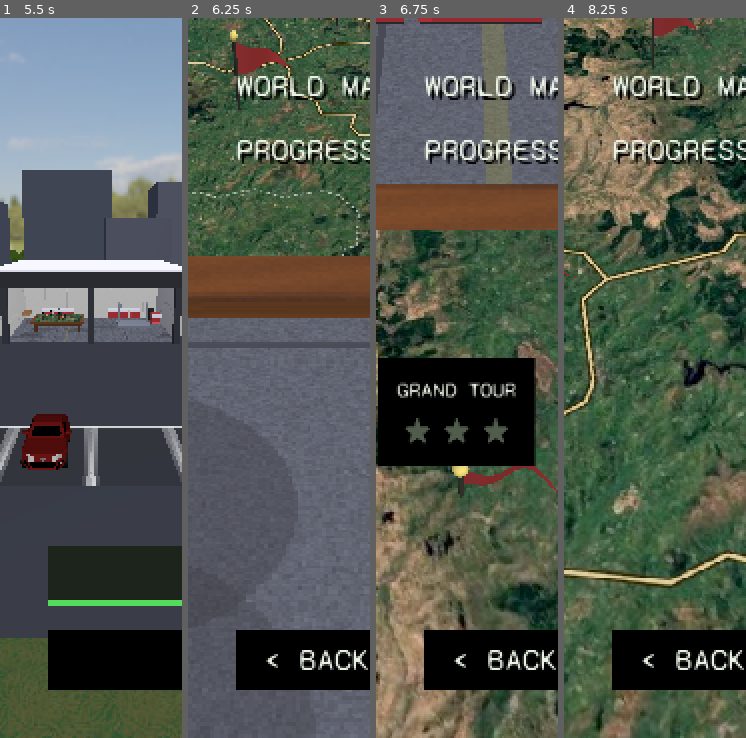
Above: before the commit, frames 1-4 (left to right).
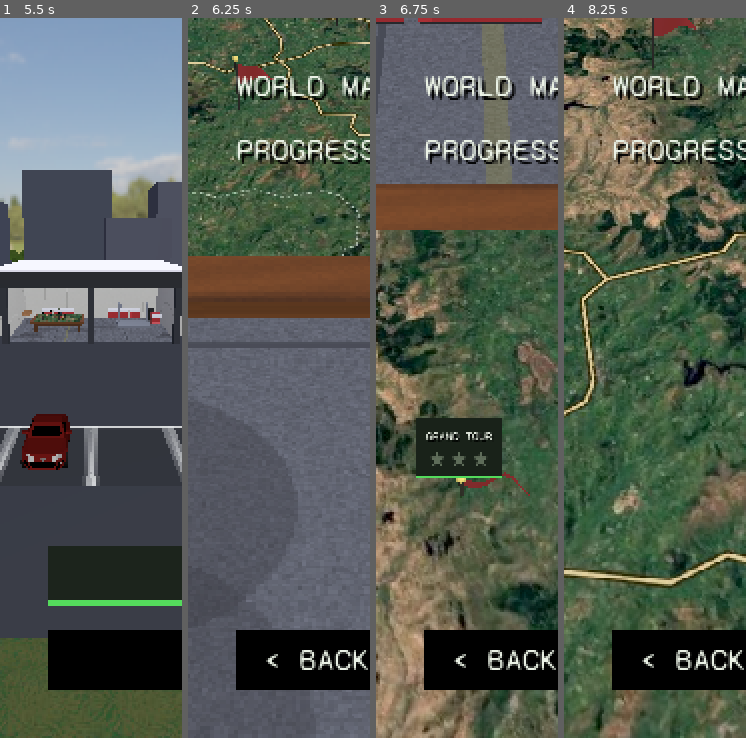
Above: after the commit, the same moments.

Repository: felixxwu/TAPPA
Game: Godot game, scene res://tools/menu_capture.tscn
The game is run twice, just before and just after one commit, with the same random seed, the same clock (stepped at 60 frames per second) and the same inputs. This scene is started directly instead of the project's main scene.
Inputs (mouse positions are in pixels of both pictures, inside the frame that each line leads up to):
- Up to frame 1 (5.5 s): tap Enter (menu_select) at 0.5 s; move the mouse to (131, 342) at 0.52 s; hold Right (menu_right) 0.53-1.25 s; tap C (cycle_camera) at 0.6 s; click (131, 342) at 0.67 s; drag from (54, 414) to (81, 522) at 1.27 s; move the mouse to (109, 219) at 2.02 s; hold Right (menu_right) 2.03-2.75 s; tap T (toggle_gearbox) at 2.1 s; tap R (reset_car) at 2.75, 4.25 s; drag from (81, 522) to (36, 270) at 2.77 s; move the mouse to (145, 486) at 3.52 s; hold Left (menu_left) 3.53-4.25 s; hold Shift 3.53-4.25 s; drag from (36, 270) to (63, 198) at 4.27 s; click "< BACK" at 5 s
- Up to frame 2 (6.25 s): tap A (steer_left) at 5.75 s; move the mouse to (288, 378) at 5.77 s; hold S (brake_reverse) from 5.78 s (still down); tap Ctrl at 5.85 s; click (288, 378) at 5.92 s
- Up to frame 3 (6.75 s): release S (brake_reverse) at 6.5 s; tap A (steer_left) at 6.5 s; drag from (439, 198) to (430, 414) at 6.52 s
- Up to frame 4 (8.25 s): click "< MAP" at 7.25 s; tap A (steer_left) at 8 s; move the mouse to (695, 342) at 8.02 s; hold W (accelerate) from 8.03 s (still down); tap J at 8.1 s

Frame 1 is identical in both runs. In frame 2, 0.9% of the frame differs, in the area x 23-57%, y 1-13%; in frame 3, 14%, in the area x 1-100%, y 47-67%; in frame 4, less than 0.1%.

Commit message:
Make all rally map pins one size; mark selection with hover-style highlight
The keyboard/gamepad cursor on the map table popped the selected rally pin
to 1.4x scale, so some rally readout boxes read as larger than others. Drop
the scale-up: every pin now stays one size and the selected one is marked
the same way a hovered menu button is — a SURFACE_HOVER face with a green
bottom underline (new UITheme.mark_panel_focused) — alongside the existing
camera-centring, so the manual pin cursor and a native focus ring read
identically.

Co-Authored-By: Claude Opus 4.8 <noreply@anthropic.com>
Claude-Session: https://claude.ai/code/session_01GwYc7VQazMdbq2QAuRU26r

Diff:
--- a/rally/scripts/hq.gd
+++ b/rally/scripts/hq.gd
@@ -643,6 +643,9 @@
 	var label := _build_pin_label(String(rally["name"]), earned)
 	label.position = Vector3(0.0, marker_top + PIN_LABEL_RISE, 0.0)
 	pin.add_child(label)
+	# Keep the readout panel reachable so the keyboard/gamepad cursor can paint it with
+	# the hover-style selection look (see _select_table_pin) without resizing the pin.
+	pin.set_meta("label_panel", label.get_meta("panel"))
 
 	# Pickable hit sphere (skipped for a locked pin so it can't be entered). Kept a bit
 	# larger than the marker so the pin stays easy to tap once it's small on screen.
@@ -701,6 +704,8 @@
 	sprite.shaded = false
 	sprite.pixel_size = PIN_LABEL_PIXEL_SIZE
 	sprite.texture_filter = BaseMaterial3D.TEXTURE_FILTER_LINEAR
+	# Hand the panel back so the pin (via _make_pin) can repaint it on selection.
+	sprite.set_meta("panel", panel)
 	return sprite
 
 
@@ -1532,7 +1537,8 @@
 	return out
 
 
-# Move the table cursor to the i-th unlocked pin (wrapping) and pop it bigger. When
+# Move the table cursor to the i-th unlocked pin (wrapping) and give it the hover-style
+# selection highlight (all pins stay one size — see UITheme.mark_panel_focused). When
 # `pan` is set, also slide the map so the pin sits under the camera (used when the
 # player cycles); on first entry it's false so the map stays centred (the camera is
 # placed by _go_to).
@@ -1543,8 +1549,12 @@
 		return
 	_table_pin_index = wrapi(i, 0, pins.size())
 	var selected: Node3D = pins[_table_pin_index]
+	# Every pin stays the same size; the selected one is marked by the hover-style
+	# highlight on its readout box (matching a hovered menu button) plus the camera
+	# centring below — not by scaling it up, which made some rally boxes read larger.
 	for pin in pins:
-		pin.scale = Vector3.ONE * (1.4 if pin == selected else 1.0)
+		var panel: PanelContainer = pin.get_meta("label_panel")
+		UITheme.mark_panel_focused(panel, pin == selected)
 	if not pan:
 		return
 	# Pan so the selected pin centres under the table camera's look point, clamped to
--- a/rally/scripts/ui_theme.gd
+++ b/rally/scripts/ui_theme.gd
@@ -205,6 +205,26 @@
 		btn.remove_theme_color_override("font_color")
 
 
+# Show/clear the selection treatment on a billboarded MAP-PIN readout panel. The map
+# pins keep a manual cursor (left/right cycles spatial pins, not widget focus), so the
+# selected pin can't lean on Godot's focus ring; instead of scaling the pin up (which
+# made some rally boxes read as larger than others) we paint its panel like a hovered
+# menu row — the same SURFACE_HOVER face + green bottom underline `mark_focused` gives a
+# button — so a selected pin and a hovered menu option read identically. `pad` matches
+# the panel's content padding so the box doesn't resize between the two states.
+static func mark_panel_focused(panel: PanelContainer, focused: bool, pad: int = 14) -> void:
+	var box := StyleBoxFlat.new()
+	if focused:
+		box.bg_color = SURFACE_HOVER
+		box.border_width_bottom = 3
+		box.border_color = GREEN
+	else:
+		box.bg_color = BLACK  # pure black when idle (rule 4)
+	for side in ["left", "top", "right", "bottom"]:
+		box.set("content_margin_" + side, float(pad))
+	panel.add_theme_stylebox_override("panel", box)
+
+
 # Grab keyboard/gamepad focus on `ctrl`, but only when it can actually take it —
 # valid, in the tree, visible, and focusable. Call deferred so it runs after the
 # host has finished showing/laying out the menu, e.g.
--- a/rally/tests/headless/test_menu_flow.gd
+++ b/rally/tests/headless/test_menu_flow.gd
@@ -160,8 +160,8 @@
 
 
 # The 3D map table can't take native focus (left/right pans / the pins are spatial),
-# so it carries a keyboard cursor: a selected pin that cycles (wrapping), pops bigger,
-# and opens its rally detail on select.
+# so it carries a keyboard cursor: a selected pin that cycles (wrapping), gets the
+# hover-style highlight (all pins stay one size), and opens its rally detail on select.
 func test_hq_map_table_has_a_keyboard_pin_cursor() -> void:
 	var hq: Node3D = load("res://hq.tscn").instantiate()
 	add_child_autofree(hq)
@@ -172,8 +172,14 @@
 	var pins: Array = hq._unlocked_pins()
 	assert_gt(pins.size(), 1, "there is more than one unlocked rally to cycle between")
 	assert_eq(hq._table_pin_index, 0, "the cursor seats on the first pin")
-	assert_almost_eq(float((pins[0] as Node3D).scale.x), 1.4, 0.01, "the focused pin is enlarged")
-	assert_almost_eq(float((pins[1] as Node3D).scale.x), 1.0, 0.01, "an unfocused pin stays normal size")
+	# Selection is shown by the hover-style highlight on the readout box, not by size:
+	# every pin keeps scale 1, and only the selected one gets the green underline.
+	assert_almost_eq(float((pins[0] as Node3D).scale.x), 1.0, 0.01, "the selected pin is NOT scaled up")
+	assert_almost_eq(float((pins[1] as Node3D).scale.x), 1.0, 0.01, "an unselected pin is the same size")
+	var sel_box: StyleBoxFlat = (pins[0] as Node3D).get_meta("label_panel").get_theme_stylebox("panel")
+	var idle_box: StyleBoxFlat = (pins[1] as Node3D).get_meta("label_panel").get_theme_stylebox("panel")
+	assert_eq(sel_box.border_width_bottom, 3, "the selected pin gets the hover-style underline")
+	assert_eq(idle_box.border_width_bottom, 0, "an unselected pin has no underline")
 
 	hq._cycle_table_pin(1)
 	assert_eq(hq._table_pin_index, 1, "cycling advances the cursor")
Not shown, changed: rally/features/menus.md
